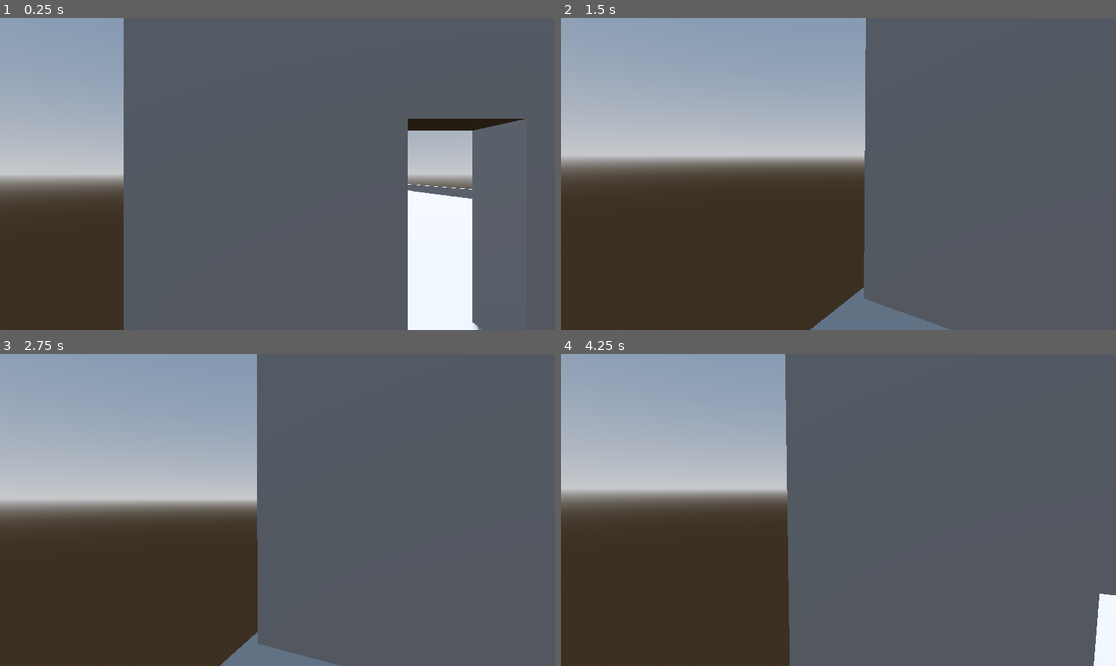
Above: before the commit, frames 1-4 (two rows, left to right).
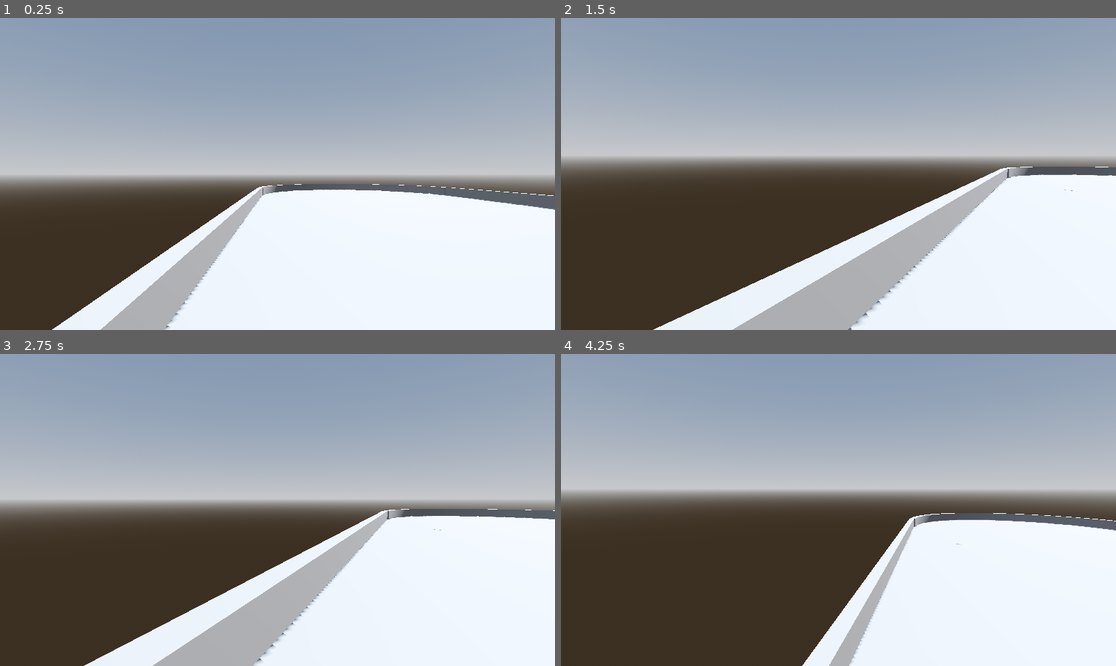
Above: after the commit, the same moments.

Repository: filloso/aps112
Game: Godot game, scene res://scenes/UpperGym.tscn
Same seed, same stepped clock (60 frames per second), same inputs: the game is played once before the commit and once after it.
Inputs (mouse positions are in pixels of both pictures, inside the frame that each line leads up to):
- Up to frame 1 (0.25 s): no input
- Up to frame 2 (1.5 s): tap Enter (ui_accept) at 0.5, 0.77 s; move the mouse to (960, 158) at 0.52 s; hold Right (ui_right) 0.53-1.28 s; click (960, 158) at 0.67 s; move the mouse to (810, 174) at 1.27 s; hold Up (ui_up) from 1.28 s (still down)
- Up to frame 3 (2.75 s): keep holding Up (ui_up); tap Enter (ui_accept) at 1.52 s; move the mouse to (288, 503) at 2.02 s
- Up to frame 4 (4.25 s): keep holding Up (ui_up); tap Enter (ui_accept) at 2.75, 3.02, 3.77 s; move the mouse to (832, 516) at 2.77 s; click (832, 516) at 2.92 s; move the mouse to (877, 513) at 3.52 s

The runs differ from the first frame. In frame 1, 70% of the frame differs, in the area x 9-100%, y 0-100%; in frame 2, 51%; in frame 3, 57%; in frame 4, 57%.

Commit message:
Update UpperGym.tscn

Diff:
--- a/scenes/UpperGym.tscn
+++ b/scenes/UpperGym.tscn
@@ -81,7 +81,7 @@
 size = Vector3(11.31, 0.5, 7)
 
 [node name="ProtoController" parent="." instance=ExtResource("1_4lmt2")]
-transform = Transform3D(1, 0, 0, 0, 1, 0, 0, 0, 1, -7.81361, 0.612553, -1.34707)
+transform = Transform3D(1, 0, 0, 0, 1, 0, 0, 0, 1, -7.81361, 0.612553, -9.36895)
 
 [node name="Marker3D" type="Marker3D" parent="."]
 transform = Transform3D(1, 0, 0, 0, 1, 0, 0, 0, 1, -8.9, 0.4, -3.8)
